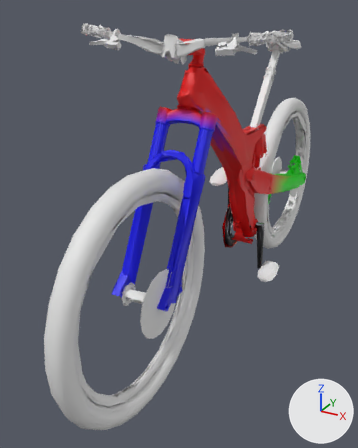
What one commit did to the glTF model apps/client/public/models/bikes/mtb_lod1.glb.
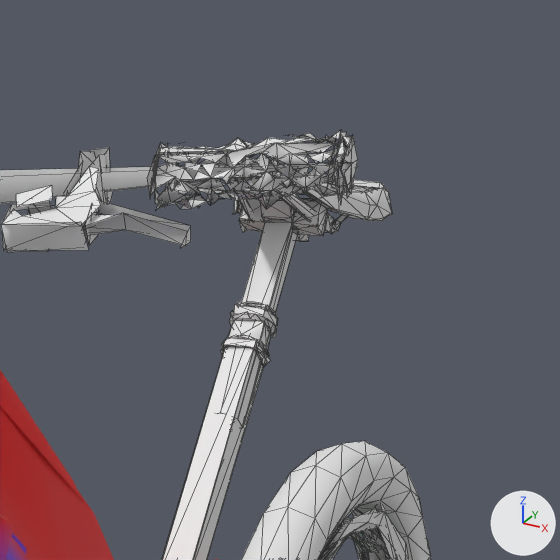
Old and new are each drawn whole from a 50 mm lens placed at (0.61, -1.631, 1.02), pointed at (-0.13, -0.285, 0.348) and again close up on the part from 60% to 94% of the width and 0% to 28% of the height. Arrows for +X, +Y and +Z are at lower right; the lights stay in place. The first two pictures are the older version. The close-ups show mesh edges as thin lines. Where no turn or scale is listed for an object, it has been applied to the vertices. Vertices at exactly the same position are counted once.

The first close-up shows 'cockpit', 'frame', 'saddle', 'wheel_rear'.
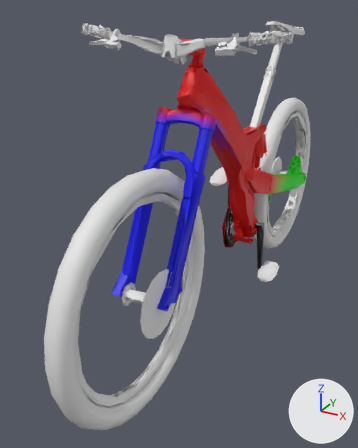
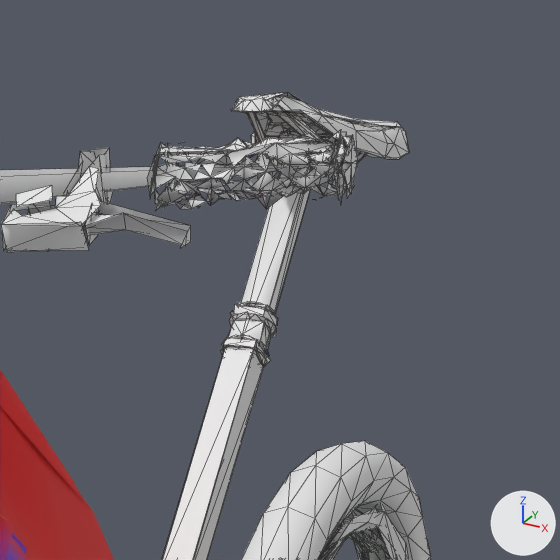
The change in detail:
me_saddle is used by ob_saddle; location (0.0, 0.0, 0.0).
me_saddle had 628 vertices, 600 faces and spanned x -0.065..0.067, y 0.013..0.329, z 0.609..0.93.
me_saddle now has 628 vertices, 600 faces and spans x -0.066..0.066, y 0.013..0.363, z 0.609..0.975.
me_saddle part 1: the loose piece of 229 vertices spanning x -0.065..0.067, y 0.079..0.329, z 0.876..0.93 is moved by (0.0, 0.034, 0.045).
me_saddle part 2: the loose piece of 13 vertices spanning x 0.008..0.044, y 0.093..0.316, z 0.865..0.924 is moved by (0.0, 0.034, 0.045).
me_saddle part 3: the loose piece of 10 vertices spanning x 0.007..0.038, y 0.093..0.314, z 0.867..0.921 is moved by (0.0, 0.034, 0.045).
me_saddle part 4: the loose piece of 13 vertices spanning x 0.006..0.044, y 0.094..0.312, z 0.867..0.925 is moved by (0.0, 0.034, 0.045).
me_saddle part 5: the loose piece of 41 vertices spanning x -0.044..-0.005, y 0.092..0.316, z 0.864..0.924 is moved by (0.0, 0.034, 0.045).
me_saddle part 6: the loose piece of 89 vertices spanning x -0.032..0.032, y 0.1..0.253, z 0.725..0.899 is moved by (0.0, 0.034, 0.045).
Other edits to the shape of me_saddle do not show in these pictures.

Boxes [x1, y1, x2, y2] around the edits, measured in the close-ups (560 x 560 px; the box of a moved part takes in the faces that stretch with it):
'saddle', reshaped
    before: [162, 157, 392, 560]
    after: [162, 92, 409, 560]
part 1 of me_saddle, moved or reshaped
    before: [219, 157, 392, 221]
    after: [230, 92, 409, 160]
part 2 of me_saddle, moved or reshaped (mostly hidden)
    before: [281, 198, 335, 234]
    after: [276, 113, 321, 153]
part 3 of me_saddle, moved or reshaped
    before: [261, 174, 341, 225]
    after: [275, 105, 336, 162]
part 4 of me_saddle, moved or reshaped
    before: [262, 173, 348, 232]
    after: [275, 100, 366, 163]
part 5 of me_saddle, moved or reshaped
    before: [230, 179, 271, 222]
    after: [246, 112, 295, 159]
part 6 of me_saddle, moved or reshaped
    before: [220, 195, 333, 431]
    after: [228, 132, 345, 365]
